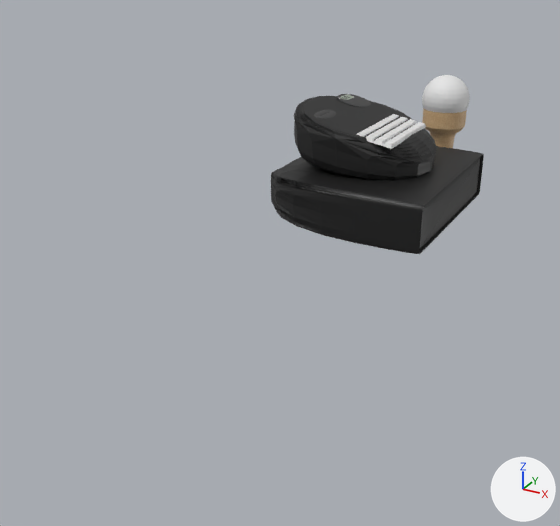
Renders of the Blender file BlenderImports/store_items.blend from each side of a commit.
The view is the same before and after, from a 50 mm lens placed at (1.02, -2.77, 1.07), pointed at (-0.11, -0.71, 0.04). Lighting does not change. The marker at lower right points along +X, +Y and +Z. Mesh edges are drawn as thin lines on the coarser meshes.

The first picture shows 'CashRegister', 'ConeVisual', 'IceCreamScoop', 'Keys'.
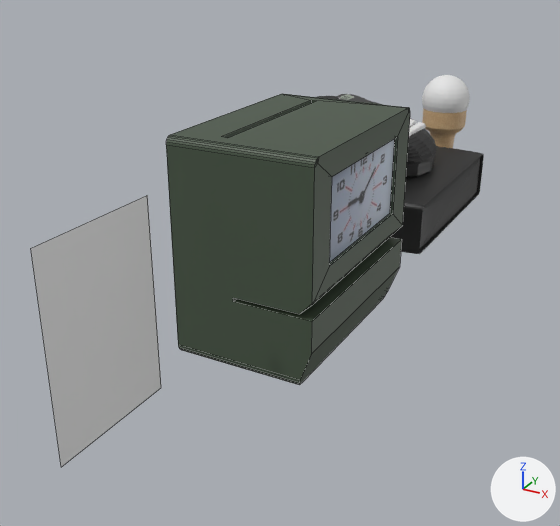
The change, as a list of edits to the scene's bpy script:
```text
Add img_checkinmachine_uvmap_png:
    img_checkinmachine_uvmap_png = load_image('CheckInMachine_uvmap.png', '../Materials/Textures/CheckInMachine_uvmap.png', 512, 512, 'sRGB')
Add mat_checkinmachinemat:
    mat_checkinmachinemat = principled_material('CheckInMachineMat')
    mat_checkinmachinemat.texture = img_checkinmachine_uvmap_png
Add me_plane_002:
    me_plane_002.from_pydata([(-1.0, -1.0, 0.0), (1.0, -1.0, 0.0), (-1.0, 1.0, 0.0), (1.0, 1.0, 0.0)], [], [(0, 1, 3, 2)])
Add me_cube_002:
    me_cube_002.from_pydata(...)  # 82 vertices, 61 faces; spans x -0.1..0.3, y -0.3..0.3, z -0.3..0.3
    me_cube_002.materials.append(mat_checkinmachinemat)  # picture img_checkinmachine_uvmap_png
Add ob_checkinticket:
    ob_checkinticket = bpy.data.objects.new('CheckInTicket', me_plane_002)
    ob_checkinticket.location = (0.02, -1.7, 0.3)
    ob_checkinticket.rotation_euler = (0.0, -1.571, 0.0)  # degrees (0, -90, 0)
    ob_checkinticket.scale = (0.24, 0.168, 0.24)
Add ob_checkinmachine:
    ob_checkinmachine = bpy.data.objects.new('CheckInMachine', me_cube_002)
    ob_checkinmachine.location = (0.0, -1.0, 0.3)
```

Boxes (x1, y1, x2, y2) around the edits, measured in the pictures (560 x 526 px):
'CheckInMachine', added
    after: (166, 94, 410, 385)
'CheckInTicket', added
    after: (31, 195, 161, 467)
'CashRegister', unchanged, covered by the edit
    before: (271, 94, 484, 254)
    after: (317, 94, 484, 254)
